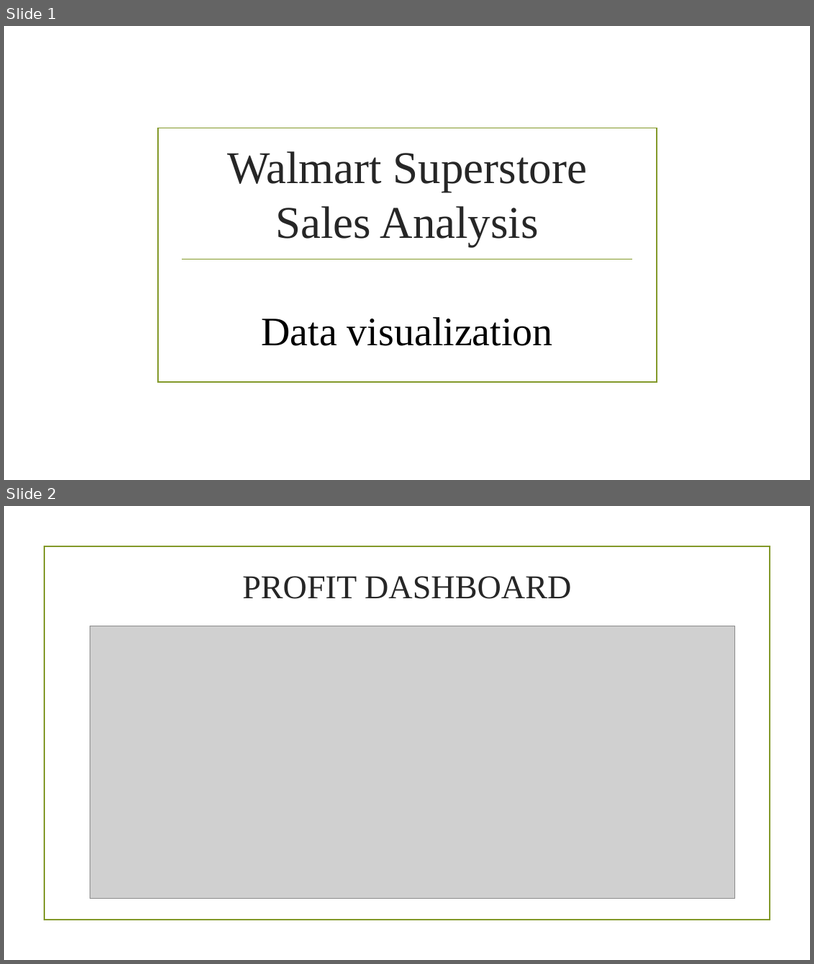
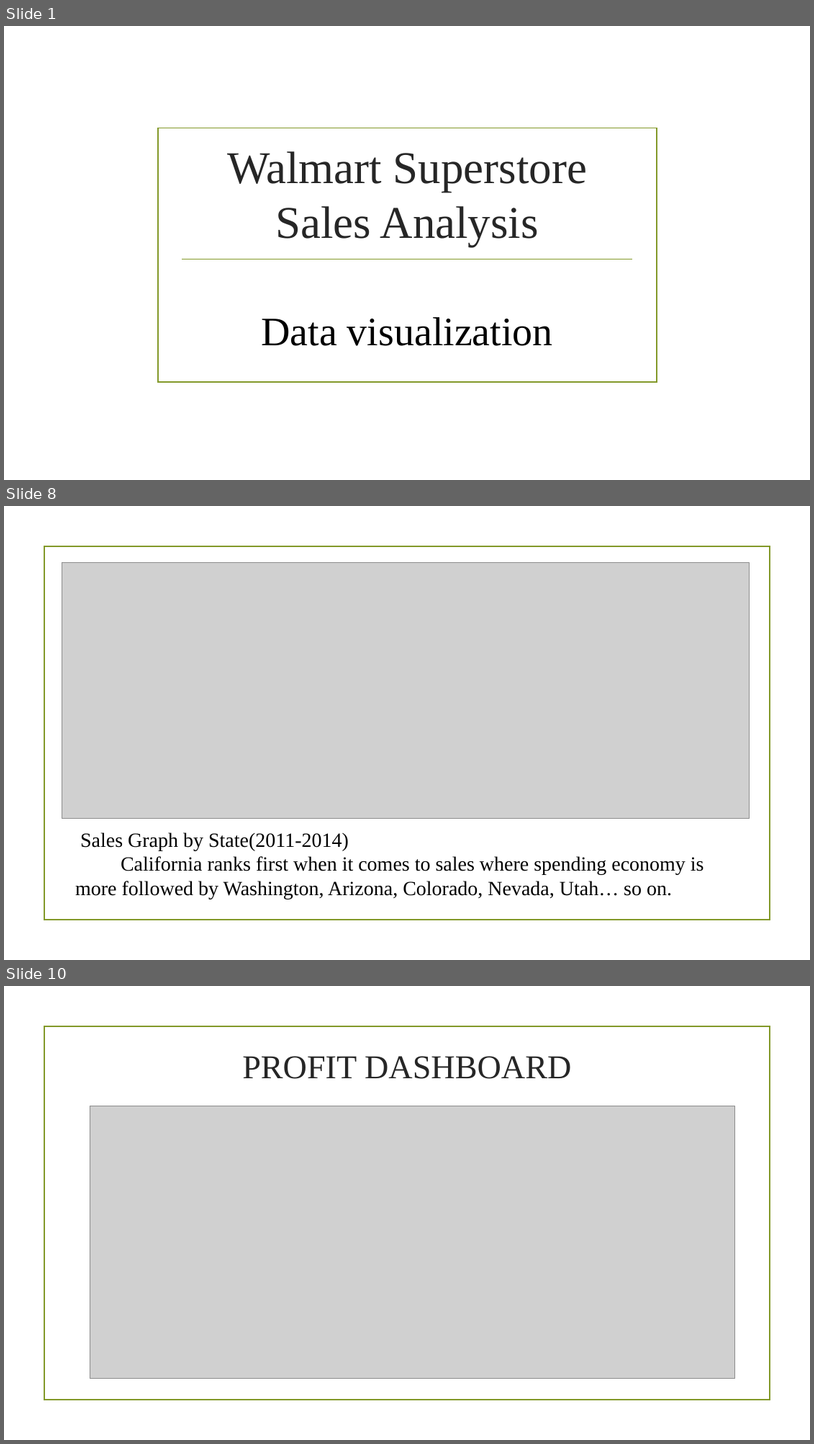
Before and after one commit to Leon199630/WALMART-ANALYSIS, a slide deck: WALMART PPT.pptx. Shown one above the other, each under a label of ours: slides 1 and 2 before the commit, slides 1, 8 and 10 after it; the slides between them are not shown. The pictures are 814x964 and 814x1444 pixels, drawn with LibreOffice and Linux fonts; fonts in the diff are those of the drawing; grey boxes stand for pictures; background and template pictures are left out. Boxes give left, top, right and bottom in pixels: in the first picture for what was removed or moved away, otherwise in the second. Text is boxed around its words. In the diff, an @@ line names an element or a change of style, - is before the commit and + after.

```diff
--- a/WALMART PPT.pptx
+++ b/WALMART PPT.pptx
@@ slide 8 added at bbox=[4, 506, 810, 960], background picture (left out); not listed: 1 template element that a slide beside it also shows @@
@@ picture added at bbox=[62, 563, 750, 818] @@
@@ text added at bbox=[75, 832, 705, 898], 24 pt, text #000000 @@
+Sales Graph by State(2011-2014)
+California ranks first when it comes to sales where spending economy is more followed by Washington, Arizona, Colorado, Nevada, Utah… so on.
@@ what was slide 2 is now slide 10 @@
```
Also in this commit, not shown: 1 slide changed, 19 other slides added, 2 slides removed.
